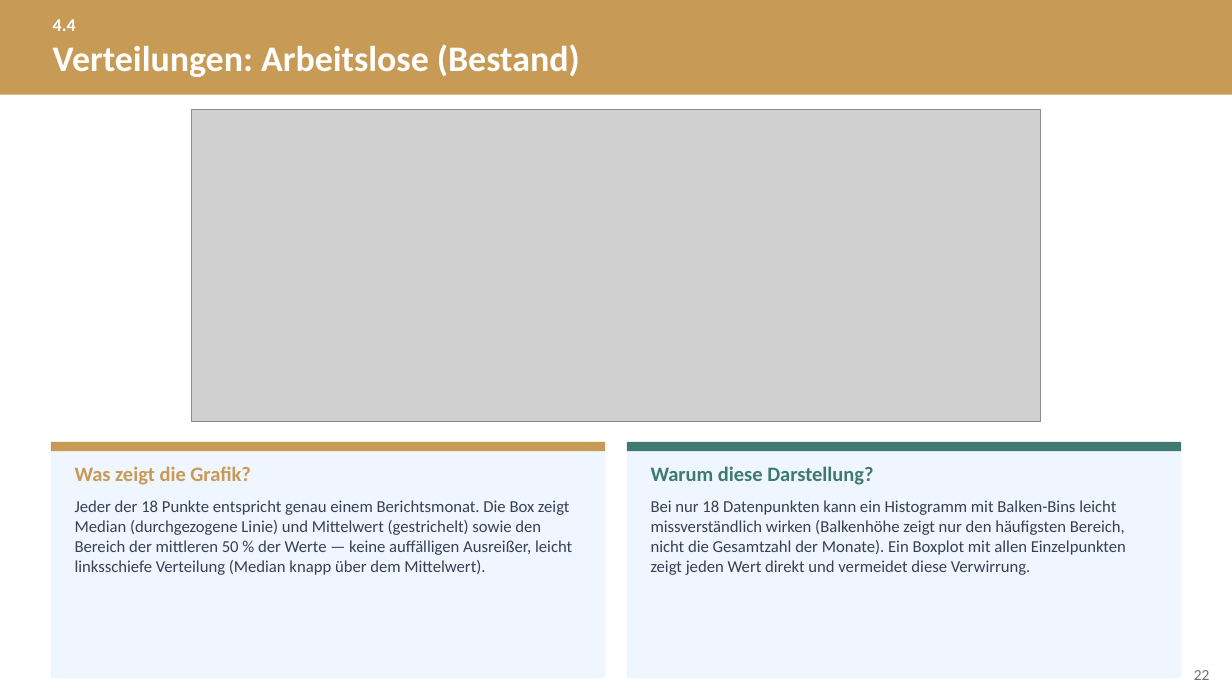
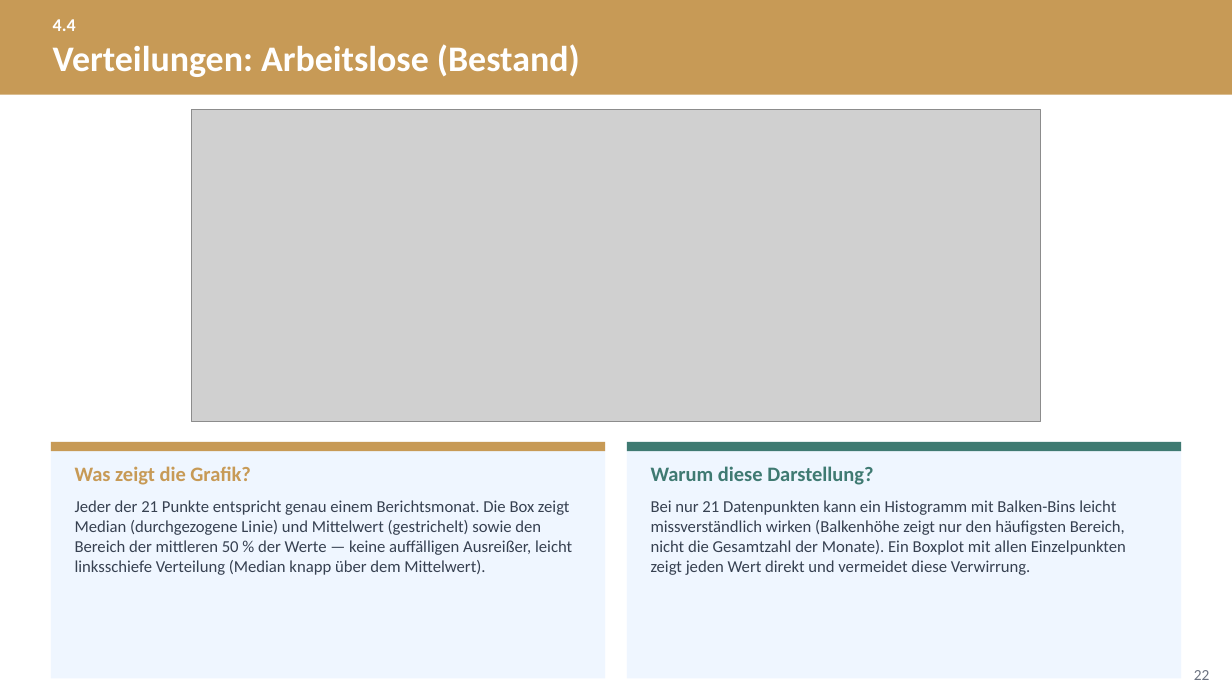
Before and after one commit to eufunk/arbeitsmarkt-regensburg, a slide deck: slide 22 of Docs/Projektpraesentation.pptx. Drawn at 1232x693 pixels with LibreOffice and Linux fonts; fonts in the diff are those of the drawing; grey boxes stand for pictures. Boxes give left, top, right and bottom in pixels: in the first picture for what was removed or moved away, otherwise in the second. Text is boxed around its words. In the diff, an @@ line names an element or a change of style, - is before the commit and + after.

```diff
--- a/Docs/Projektpraesentation.pptx
+++ b/Docs/Projektpraesentation.pptx
@@ text at <box>75,500,572,575</box>: text changed @@
-Jeder der 18 Punkte entspricht genau einem Berichtsmonat. Die Box zeigt Median (durchgezogene Linie) und Mittelwert (gestrichelt) sowie den Bereich der mittleren 50 % der Werte — keine auffälligen Ausreißer, leicht linksschiefe Verteilung (Median knapp über dem Mittelwert).
+Jeder der 21 Punkte entspricht genau einem Berichtsmonat. Die Box zeigt Median (durchgezogene Linie) und Mittelwert (gestrichelt) sowie den Bereich der mittleren 50 % der Werte — keine auffälligen Ausreißer, leicht linksschiefe Verteilung (Median knapp über dem Mittelwert).
@@ text at <box>651,500,1126,575</box>: text changed @@
-Bei nur 18 Datenpunkten kann ein Histogramm mit Balken-Bins leicht missverständlich wirken (Balkenhöhe zeigt nur den häufigsten Bereich, nicht die Gesamtzahl der Monate). Ein Boxplot mit allen Einzelpunkten zeigt jeden Wert direkt und vermeidet diese Verwirrung.
+Bei nur 21 Datenpunkten kann ein Histogramm mit Balken-Bins leicht missverständlich wirken (Balkenhöhe zeigt nur den häufigsten Bereich, nicht die Gesamtzahl der Monate). Ein Boxplot mit allen Einzelpunkten zeigt jeden Wert direkt und vermeidet diese Verwirrung.
```
Also in this commit, not shown: 59 other slides changed, 1 slide added, 1 other file.
